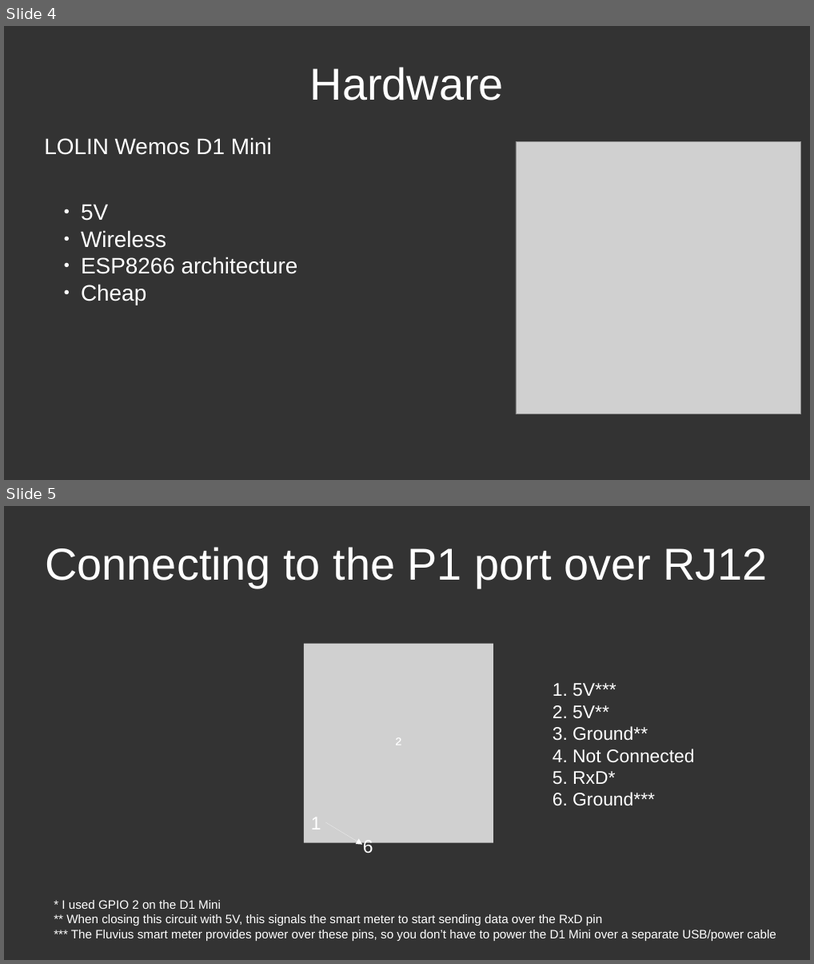
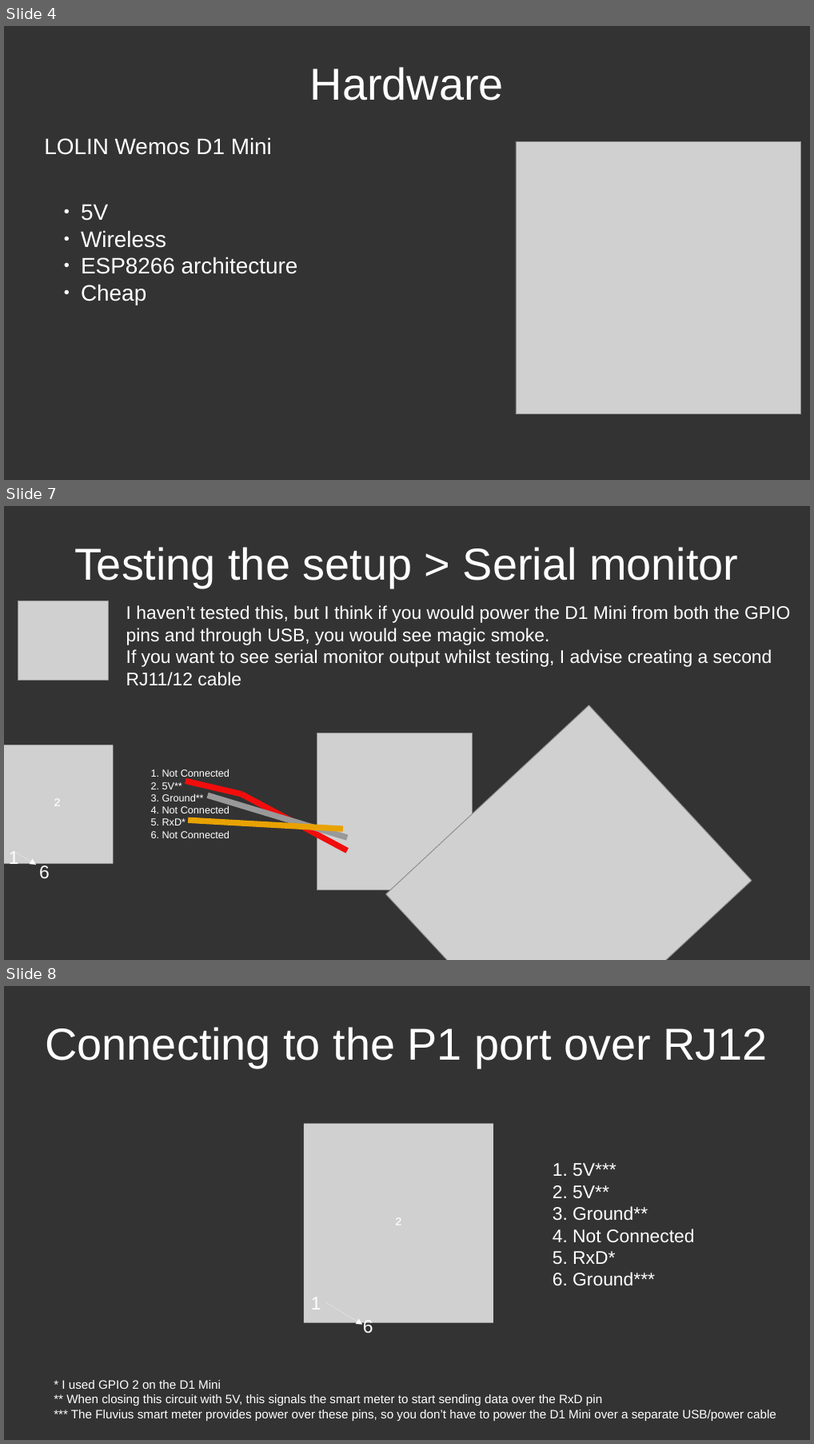
Before and after one commit to Raeymeister/BelgianSmartMeter2Domoticz, a slide deck: BelgianSmartMeter2DomoticzOverview.odp. Shown one above the other, each under a label of ours: slides 4 and 5 before the commit, slides 4, 7 and 8 after it; the slides between them are not shown. The pictures are 814x964 and 814x1444 pixels, drawn with LibreOffice and Linux fonts; fonts in the diff are those of the drawing; grey boxes stand for pictures. Boxes give left, top, right and bottom in pixels: in the first picture for what was removed or moved away, otherwise in the second. Text is boxed around its words. In the diff, an @@ line names an element or a change of style, - is before the commit and + after.

```diff
--- a/BelgianSmartMeter2DomoticzOverview.odp
+++ b/BelgianSmartMeter2DomoticzOverview.odp
@@ slide 7 added at (4,506,810,960), background #333333 @@
@@ title added at (74,547,738,588), 44 pt, text #FFFFFF @@
+Testing the setup > Serial monitor
@@ picture added at (18,601,109,680) @@
@@ text added at (126,605,790,686), 18 pt, text #FFFFFF @@
+I haven’t tested this, but I think if you would power the D1 Mini from both the GPIO pins and through USB, you would see magic smoke.
+If you want to see serial monitor output whilst testing, I advise creating a second RJ11/12 cable
@@ picture added at (386,705,752,960) @@
@@ picture added at (4,744,113,863), 18 pt, text #FFFFFF @@
+²
@@ picture added at (318,733,472,889) @@
@@ text added at (151,768,230,838), 10 pt, text #FFFFFF @@
+1. Not Connected
+2. 5V**
+3. Ground**
+4. Not Connected
+5. RxD*
+6. Not Connected
@@ line added from (186, 780) to (241, 793), #F10D0C 5.75 pt @@
@@ line added from (242, 793) to (347, 851), #F10D0C 5.75 pt @@
@@ line added from (207, 795) to (347, 837), #999999 5.75 pt @@
@@ line added from (189, 820) to (343, 828), #E8A202 5.75 pt @@
@@ text added at (9,852,19,868), 18 pt, text #FFFFFF @@
+1
@@ arrow added from (14, 852) to (36, 864), #FFFFFF 0 pt @@
@@ text added at (39,863,50,878), 18 pt, text #FFFFFF @@
+6
@@ what was slide 5 is now slide 8 @@
```
Also in this commit, not shown: 2 slides changed.
